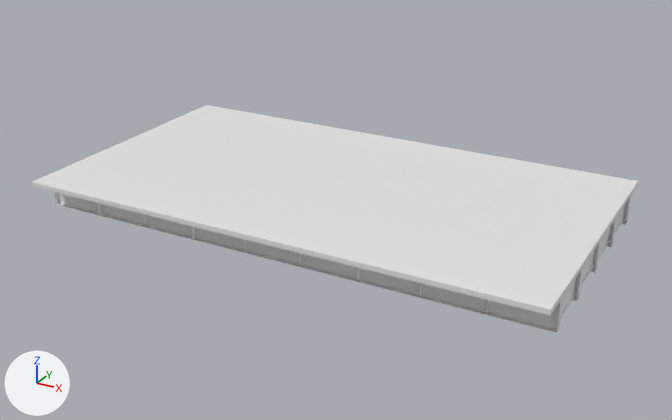
An edit to the OBJ model IFC/Steel/Darbhanga/Sup_Str/D_25_3L_OF_S/model.obj, drawn before and after from the same camera.
Rendered twice from a 50 mm lens placed at (32.2, -35.8, 17.3), pointed at (12.7, -0.4, -0.3). The axes (+X, +Y, +Z) are drawn at lower left. The lights are the same throughout. The picture after the commit comes second. Where no turn or scale is listed for an object, it has been applied to the vertices. Vertices at exactly the same position are counted once.

In view in the first picture: 'model'.
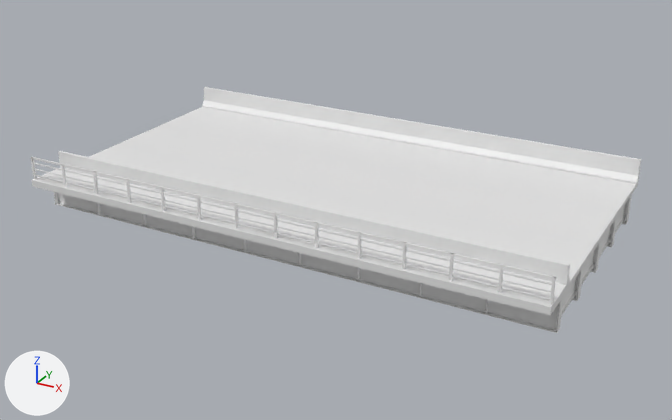
What differs and where, as boxes [x1, y1, x2, y2] in the pictures (672 x 420 px):
```json
{"object": "model", "change": "reshaped", "before": [32, 105, 638, 333], "after": [31, 87, 641, 333], "on screen": "8% taller"}
{"part": 1, "of": "me_model", "change": "added", "after": [31, 157, 37, 179]}
{"part": 2, "of": "me_model", "change": "added", "after": [61, 164, 67, 187]}
{"part": 3, "of": "me_model", "change": "added", "after": [93, 171, 99, 194]}
{"part": 4, "of": "me_model", "change": "added", "after": [126, 179, 132, 202]}
{"part": 5, "of": "me_model", "change": "added", "after": [161, 186, 166, 211]}
{"part": 6, "of": "me_model", "change": "added", "after": [197, 195, 202, 220]}
{"part": 7, "of": "me_model", "change": "added", "after": [234, 203, 239, 229]}
{"part": 8, "of": "me_model", "change": "added", "after": [274, 212, 278, 238]}
{"part": 9, "of": "me_model", "change": "added", "after": [315, 222, 319, 248]}
{"part": 10, "of": "me_model", "change": "added", "after": [358, 232, 361, 259]}
{"part": 11, "of": "me_model", "change": "added", "after": [402, 242, 407, 270]}
{"part": 12, "of": "me_model", "change": "added", "after": [449, 253, 454, 281]}
{"part": 13, "of": "me_model", "change": "added", "after": [498, 264, 504, 293]}
{"part": 14, "of": "me_model", "change": "added", "after": [550, 276, 556, 306]}
{"part": 15, "of": "me_model", "change": "added", "after": [32, 157, 556, 279]}
{"part": 16, "of": "me_model", "change": "added", "after": [35, 175, 554, 300]}
{"part": 17, "of": "me_model", "change": "added", "after": [34, 169, 551, 293]}
{"part": 18, "of": "me_model", "change": "added", "after": [33, 163, 552, 285]}
{"part": 19, "of": "me_model", "change": "added", "after": [32, 87, 641, 310]}
```

Edits to the scene script, one JSON object a line:
```json
{"block": "me_model", "where": "# used by ob_model"}
{"op": "remove", "block": "me_model", "code": "me_model.from_pydata(...)  # 2396 vertices, 4292 faces; spans x 0.0..25.0, y -6.9..6.9, z -0.7..0.9"}
{"op": "add", "block": "me_model", "code": "me_model.from_pydata(...)  # 2578 vertices, 4566 faces; spans x 0.0..25.0, y -6.9..6.9, z -0.7..2.1"}
{"block": "me_model", "change": "me_model part 1: a new loose piece, a box spanning x 0.0..0.1, y -6.8..-6.7, z 1.02..2.12"}
{"block": "me_model", "change": "me_model part 2: a new loose piece, a box spanning x 1.915..2.015, y -6.8..-6.7, z 1.016..2.116"}
{"block": "me_model", "change": "me_model part 3: a new loose piece, a box spanning x 3.831..3.931, y -6.8..-6.7, z 1.016..2.116"}
{"block": "me_model", "change": "me_model part 4: a new loose piece, a box spanning x 5.75..5.85, y -6.8..-6.7, z 1.02..2.12"}
{"block": "me_model", "change": "me_model part 5: a new loose piece, a box spanning x 7.662..7.762, y -6.8..-6.7, z 1.016..2.116"}
{"block": "me_model", "change": "me_model part 6: a new loose piece, a box spanning x 9.577..9.677, y -6.8..-6.7, z 1.016..2.116"}
{"block": "me_model", "change": "me_model part 7: a new loose piece, a box spanning x 11.49..11.59, y -6.8..-6.7, z 1.02..2.12"}
{"block": "me_model", "change": "me_model part 8: a new loose piece, a box spanning x 13.41..13.51, y -6.8..-6.7, z 1.02..2.12"}
{"block": "me_model", "change": "me_model part 9: a new loose piece, a box spanning x 15.323..15.423, y -6.8..-6.7, z 1.016..2.116"}
{"block": "me_model", "change": "me_model part 10: a new loose piece, a box spanning x 17.24..17.34, y -6.8..-6.7, z 1.02..2.12"}
{"block": "me_model", "change": "me_model part 11: a new loose piece, a box spanning x 19.154..19.254, y -6.8..-6.7, z 1.016..2.116"}
{"block": "me_model", "change": "me_model part 12: a new loose piece, a box spanning x 21.07..21.17, y -6.8..-6.7, z 1.02..2.12"}
{"block": "me_model", "change": "me_model part 13: a new loose piece, a box spanning x 22.98..23.08, y -6.8..-6.7, z 1.02..2.12"}
{"block": "me_model", "change": "me_model part 14: a new loose piece, a box spanning x 24.9..25.0, y -6.8..-6.7, z 1.02..2.12"}
{"block": "me_model", "change": "me_model part 15: a new loose piece, a box spanning x 0.0..25.0, y -6.79..-6.71, z 2.036..2.116"}
{"block": "me_model", "change": "me_model part 16: a new loose piece, a box spanning x 0.0..25.0, y -6.775..-6.725, z 1.191..1.241"}
{"block": "me_model", "change": "me_model part 17: a new loose piece, a box spanning x 0.0..25.0, y -6.775..-6.725, z 1.491..1.541"}
{"block": "me_model", "change": "me_model part 18: a new loose piece, a box spanning x 0.0..25.0, y -6.775..-6.725, z 1.791..1.841"}
{"block": "me_model", "change": "me_model part 19"}
{"block": "me_model", "change": "19 vertices are added at x 0.0, y -6.9..6.9, z 0.9..2.0"}
{"block": "me_model", "change": "19 new vertices lie (25.0, 0.0, 0.0) away from vertices in x 0.0, y -6.9..6.9, z 0.9..2.0"}
{"block": "me_model", "change": "58 new faces join them"}
```
